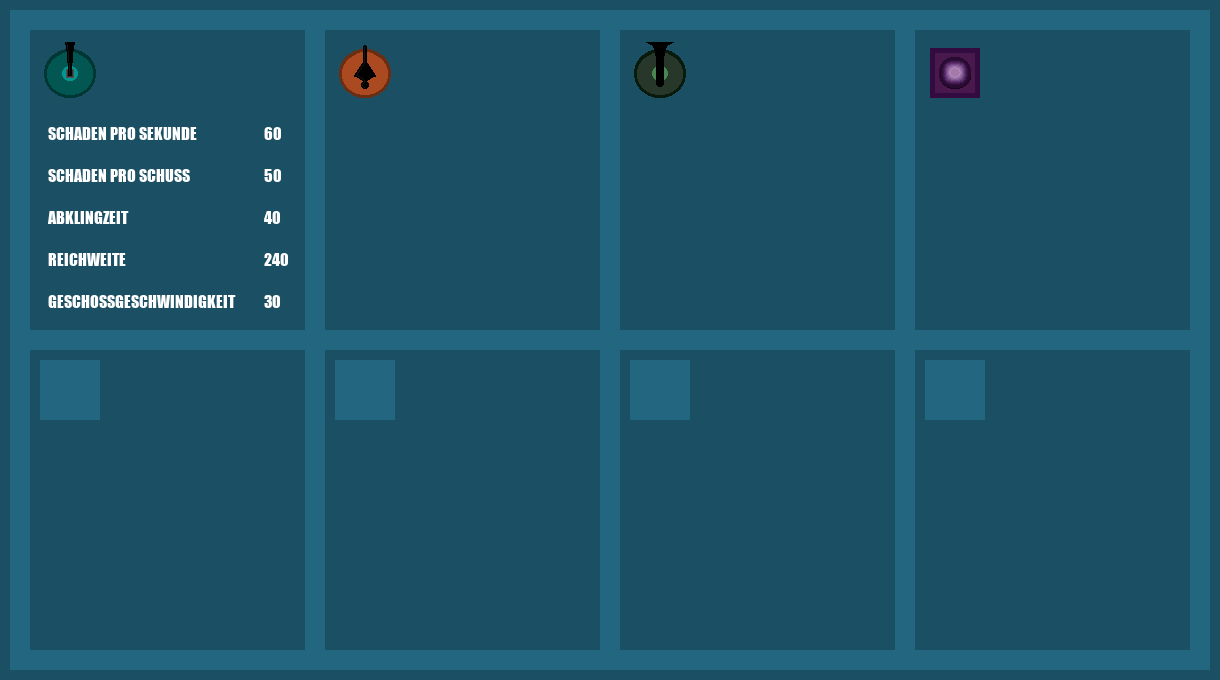
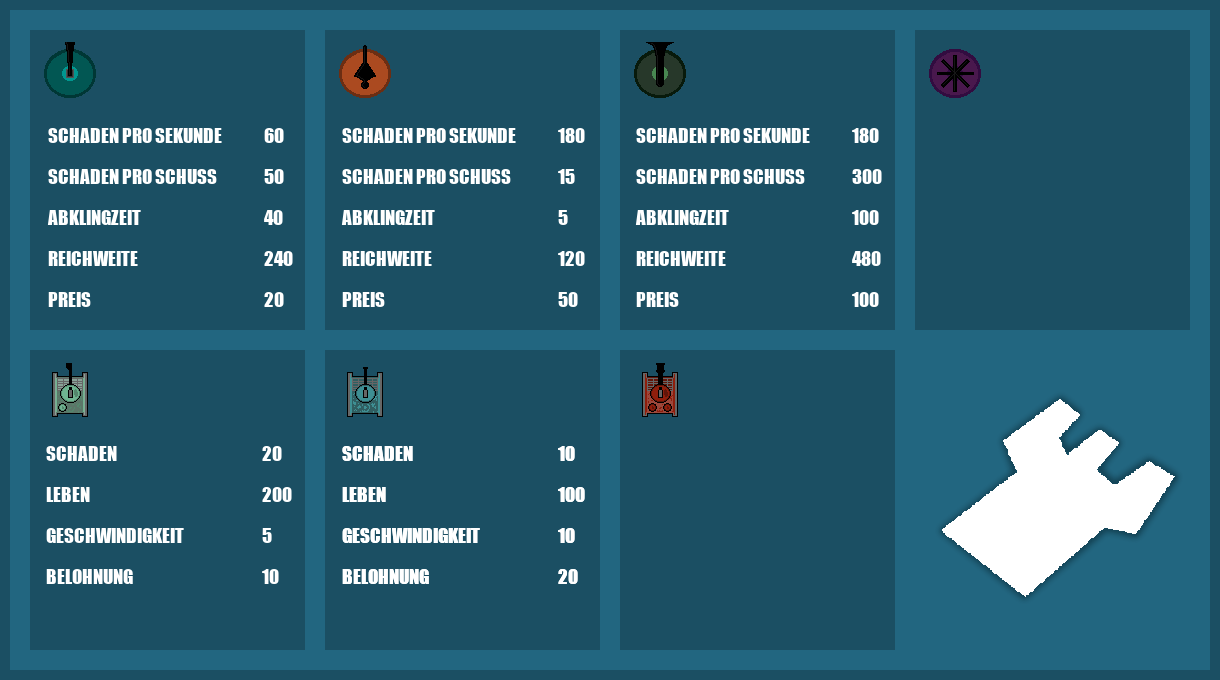
Comparing the layer stacks of the two (1220, 680) images. Changes:
painted on "ebene" over left=52, top=43, right=1175, bottom=597
added layer "SCHADEN 10 ... #1" above "SCHADEN 10 ..." over left=342, top=446, right=585, bottom=584
added layer "SCHADEN 10 ..." above "SCHADEN 20 ..." over left=342, top=446, right=585, bottom=584
added layer "SCHADEN 20 ..." above "SCHADEN PRO SEKUNDE 180 ... #1" over left=46, top=446, right=292, bottom=584
added layer "SCHADEN PRO SEKUNDE 180 ... #1" above "SCHADEN PRO SEKUNDE 180 ..." over left=635, top=128, right=882, bottom=307
added layer "SCHADEN PRO SEKUNDE 180 ..." above "SCHADEN PRO SEKUNDE 60 ..." over left=341, top=128, right=585, bottom=307
painted on "SCHADEN PRO SEKUNDE 60 ..." over left=47, top=127, right=293, bottom=308
painted on "Hintergrund" over left=40, top=350, right=1190, bottom=650
